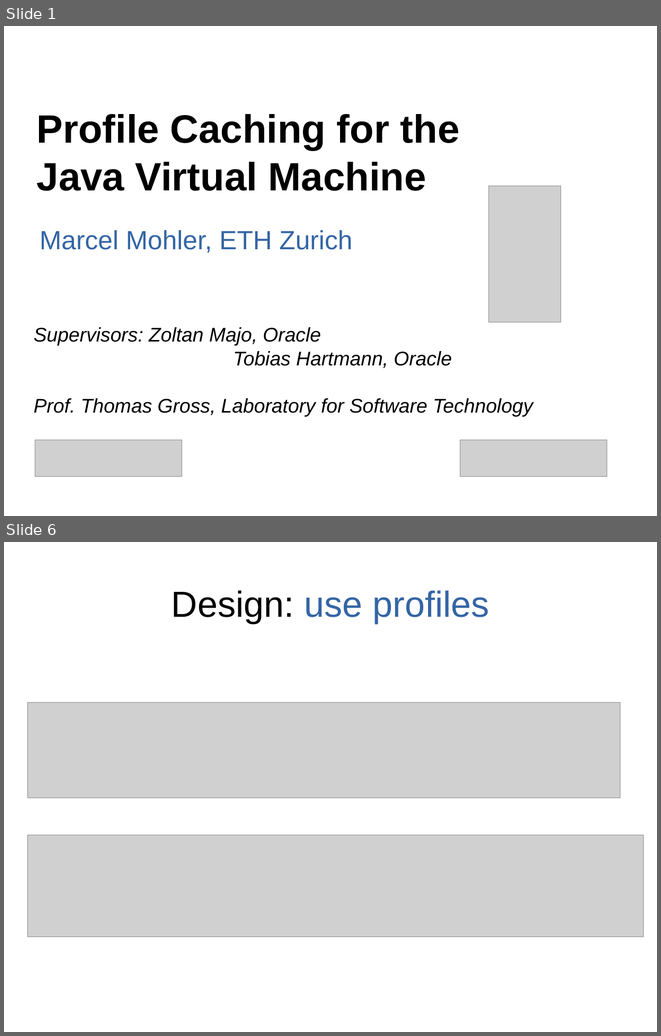
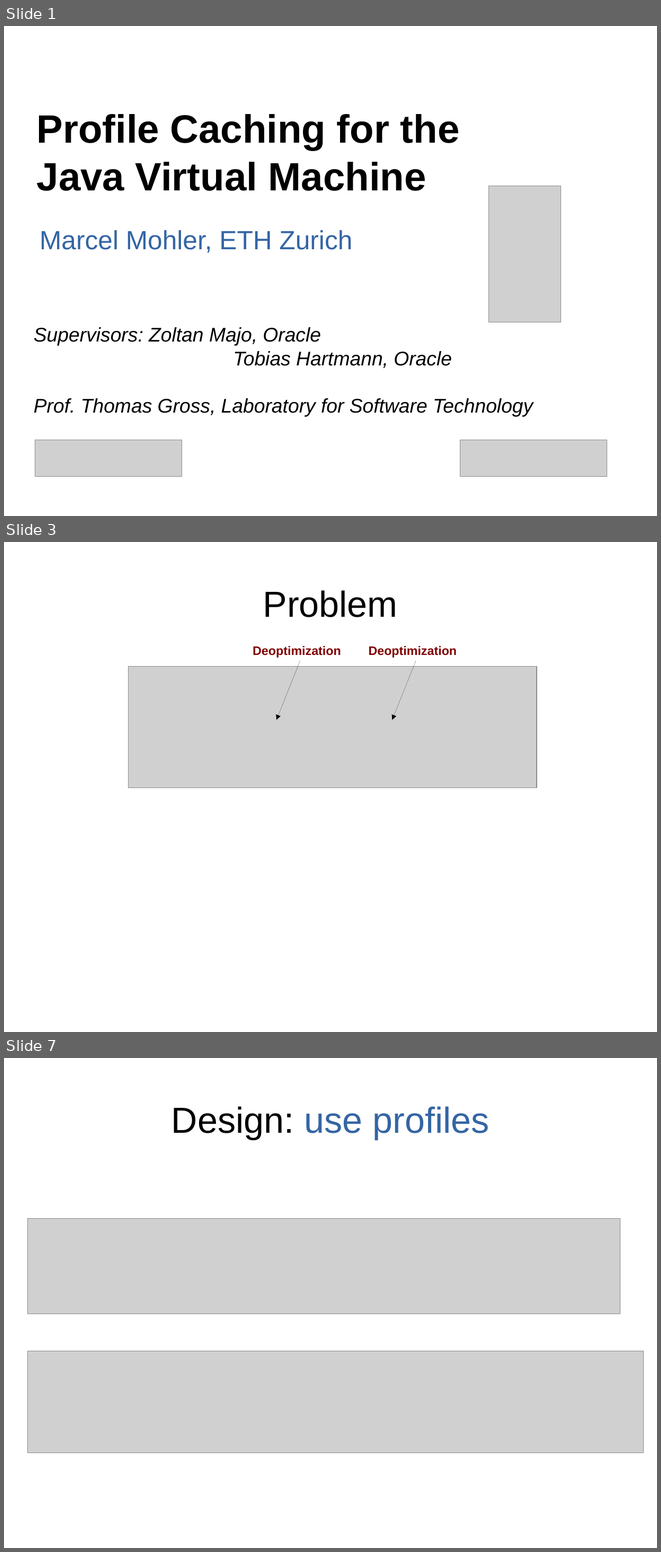
Before and after one commit to mohlerm/hotspot, a slide deck: presentation/profile_caching_mohlerm_presentation.odp. Shown one above the other, each under a label of ours: slides 1 and 6 before the commit, slides 1, 3 and 7 after it; the slides between them are not shown. The pictures are 661x1036 and 661x1552 pixels, drawn with LibreOffice and Linux fonts; fonts in the diff are those of the drawing; grey boxes stand for pictures. Boxes give left, top, right and bottom in pixels: in the first picture for what was removed or moved away, otherwise in the second. Text is boxed around its words. In the diff, an @@ line names an element or a change of style, - is before the commit and + after.

```diff
--- a/presentation/profile_caching_mohlerm_presentation.odp
+++ b/presentation/profile_caching_mohlerm_presentation.odp
@@ slide 3 added at box(4, 542, 657, 1032), background #FFFFFF @@
@@ title added at box(263, 590, 398, 617), 44 pt, text #000000 @@
+Problem
@@ text added at box(253, 646, 341, 658), 15 pt, text #800000, bold @@
+Deoptimization
@@ text added at box(369, 646, 457, 658), 15 pt, text #800000, bold @@
+Deoptimization
@@ picture added at box(129, 667, 537, 788) @@
@@ arrow added from (300, 661) to (276, 720), #000000 0 pt @@
@@ arrow added from (416, 661) to (392, 720), #000000 0 pt @@
@@ what was slide 6 is now slide 7 @@
```
Also in this commit, not shown: 5 slides changed, 2 other slides added, 1 slide removed.
